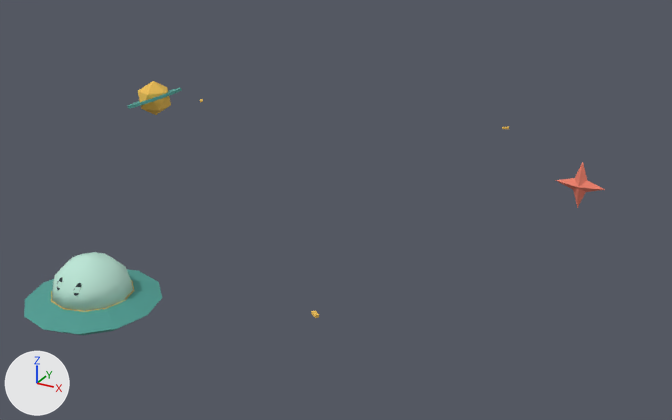
The glTF model public/models/effect-pocket-galaxy.glb: old version first, new version second.
Camera for both pictures: a 50 mm camera at (1.313, -2.12, 1.27) aimed at (0.169, -0.04, 0.23). Lighting does not change. The marker at lower left points along +X, +Y and +Z. The older version comes first. Where no turn or scale is listed for an object, it has been applied to the vertices. Vertices at exactly the same position are counted once.

Objects in the first picture: 'effect-pocket-galaxy_ref2_effect-pocket-galaxy__root_mesh'.
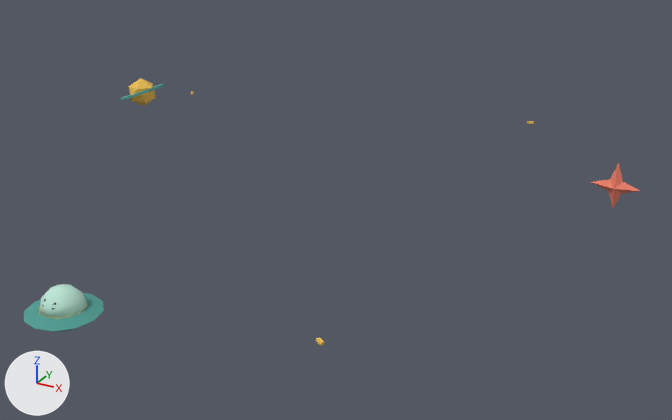
Where the change shows, as pixel boxes [x1, y1, x2, y2] in the pictures (672 x 420 px; the box of a moved part takes in the faces that stretch with it):
'effect-pocket-galaxy_ref2_effect-pocket-galaxy__root_mesh', reshaped, moved (6% wider)
    before: [24, 81, 605, 335]
    after: [24, 78, 640, 346]
part 1 of me_pocket_coral_compass_star_015, moved or reshaped
    before: [24, 269, 162, 335]
    after: [24, 293, 104, 332]
part 2 of me_pocket_coral_compass_star_015, moved or reshaped
    before: [128, 88, 182, 109]
    after: [120, 84, 164, 101]
part 3 of me_pocket_coral_compass_star_015, moved or reshaped
    before: [138, 81, 171, 115]
    after: [128, 78, 156, 106]
part 4 of me_pocket_coral_compass_star_015, moved or reshaped
    before: [311, 311, 319, 318]
    after: [316, 337, 324, 346]
part 5 of me_pocket_coral_compass_star_015, moved or reshaped
    before: [52, 252, 133, 311]
    after: [40, 284, 87, 318]
part 6 of me_pocket_coral_compass_star_015, moved or reshaped (not visible afterwards)
    before: [74, 283, 81, 296]

Diff of the bpy script that builds the scene:
```diff
--- a/public/models/effect-pocket-galaxy.glb.py
+++ b/public/models/effect-pocket-galaxy.glb.py
@@ me_pocket_coral_compass_star_015 @@
 # used by ob_effect_pocket_galaxy_ref2_effect_pocket_galaxy__root_mesh; location = (0.0, 0.0, 0.0)
-me_pocket_coral_compass_star_015.from_pydata(...)  # 206 vertices, 364 faces; spans x -0.85..0.82, y -0.97..0.7, z 0.22..0.39
+me_pocket_coral_compass_star_015.from_pydata(...)  # 206 vertices, 364 faces; spans x -1.0..0.82, y -1.03..0.76, z 0.22..0.37
+# me_pocket_coral_compass_star_015 part 1: the loose piece of 48 vertices spanning x -0.15..0.15, y -0.97..-0.67, z 0.25..0.3 is scaled about its middle by 0.557, then moved by (-0.09, -0.12, 0.02)
+# me_pocket_coral_compass_star_015 part 2: the loose piece of 48 vertices spanning x -0.85..-0.65, y 0.22..0.42, z 0.28..0.36 is scaled about its middle by 0.825, then moved by (-0.17, 0.0, 0.0)
+# me_pocket_coral_compass_star_015 part 3: the loose piece of 12 vertices spanning x -0.81..-0.69, y 0.27..0.37, z 0.26..0.39 is scaled about its middle by 0.825, then moved by (-0.17, 0.0, 0.0)
+# me_pocket_coral_compass_star_015 part 4: the loose piece of 8 vertices spanning x 0.45..0.47, y -0.67..-0.65, z 0.29 is moved by (-0.03, -0.12, 0.0)
+# me_pocket_coral_compass_star_015 part 5: the loose piece of 48 vertices spanning x -0.09..0.09, y -0.91..-0.73, z 0.3..0.39 is scaled about its middle by 0.557, then moved by (-0.09, -0.12, -0.01)
+# me_pocket_coral_compass_star_015 part 6: the loose piece of 8 vertices spanning x 0.02..0.03, y -0.89..-0.88, z 0.33..0.36 is moved by (-0.1, -0.09, -0.01)
+# other edits to the shape of me_pocket_coral_compass_star_015 do not show in these pictures
 me_pocket_coral_compass_star_015.materials.append(mat_galaxy_coral_star_005)
@@ ob_effect_pocket_galaxy_ref2_effect_pocket_galaxy__root_mesh @@
 ob_effect_pocket_galaxy_ref2_effect_pocket_galaxy__root_mesh = bpy.data.objects.new('effect-pocket-galaxy_ref2_effect-pocket-galaxy__root_mesh', me_pocket_coral_compass_star_015)
-ob_effect_pocket_galaxy_ref2_effect_pocket_galaxy__root_mesh.location = (0.0, 0.0, 0.0)
+ob_effect_pocket_galaxy_ref2_effect_pocket_galaxy__root_mesh.location = (0.089, 0.037, 0.0)
```
